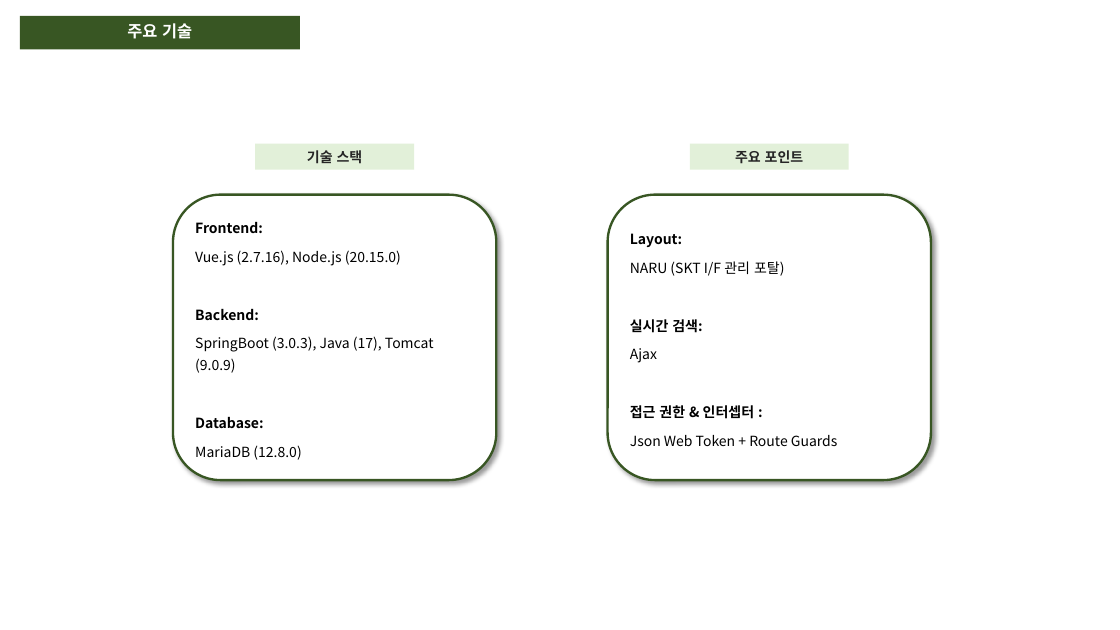
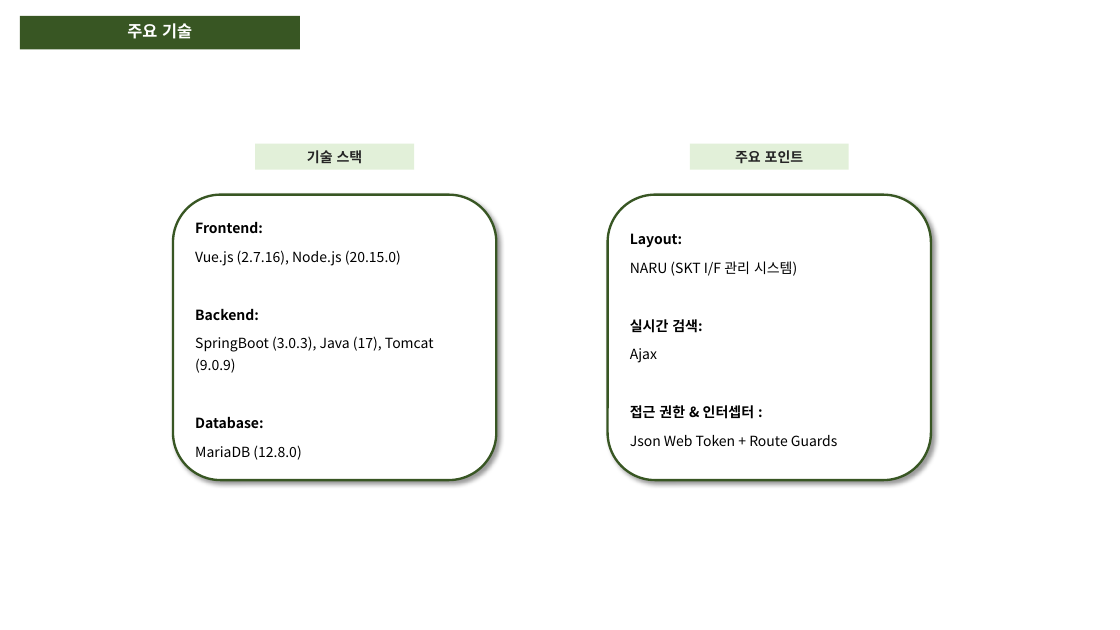
Before and after one commit to zhengze00/SpringBoot-MariaDB-master, a slide deck: slide 3 of Project File/직무과제 PT(오정택).pptx (slide 5 before the commit). Drawn at 1120x630 pixels with LibreOffice and Linux fonts; fonts in the diff are those of the drawing. Boxes give left, top, right and bottom in pixels: in the first picture for what was removed or moved away, otherwise in the second. Text is boxed around its words. In the diff, an @@ line names an element or a change of style, - is before the commit and + after.

```diff
--- a/Project File/직무과제 PT(오정택).pptx
+++ b/Project File/직무과제 PT(오정택).pptx
@@ text in rounded rectangle at (630, 261, 797, 276): text changed @@
-NARU (SKT I/F 관리 포탈)
+NARU (SKT I/F 관리 시스템)
```
Also in this commit, not shown: 1 other slide changed, 6 other files.
